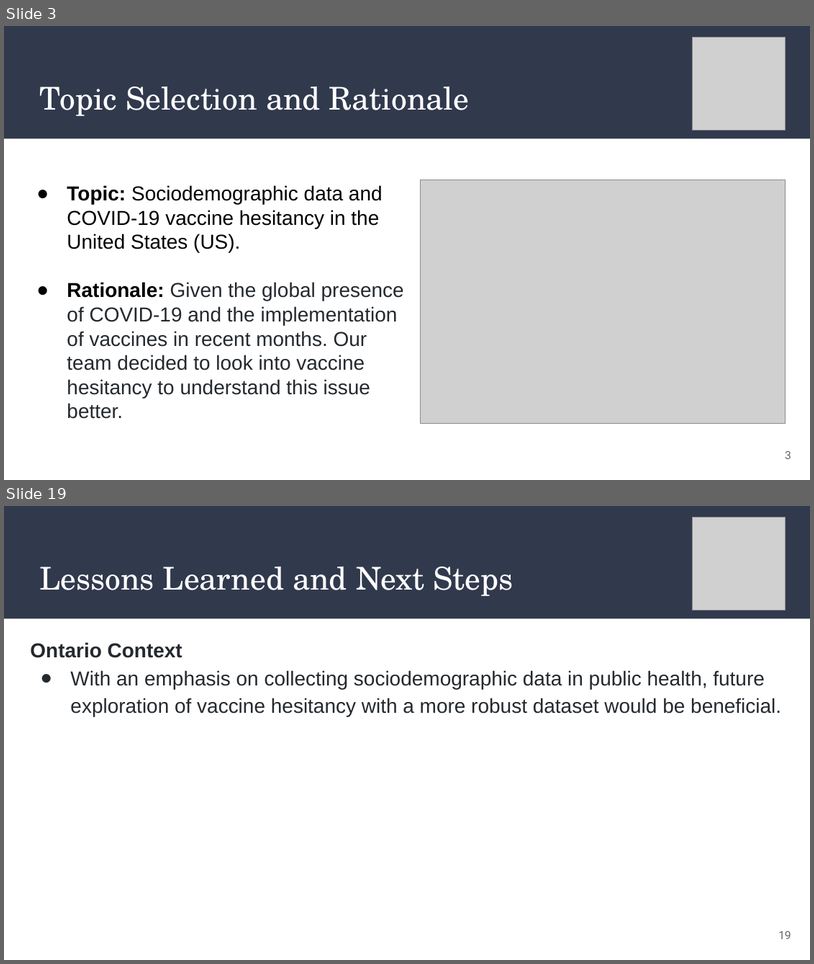
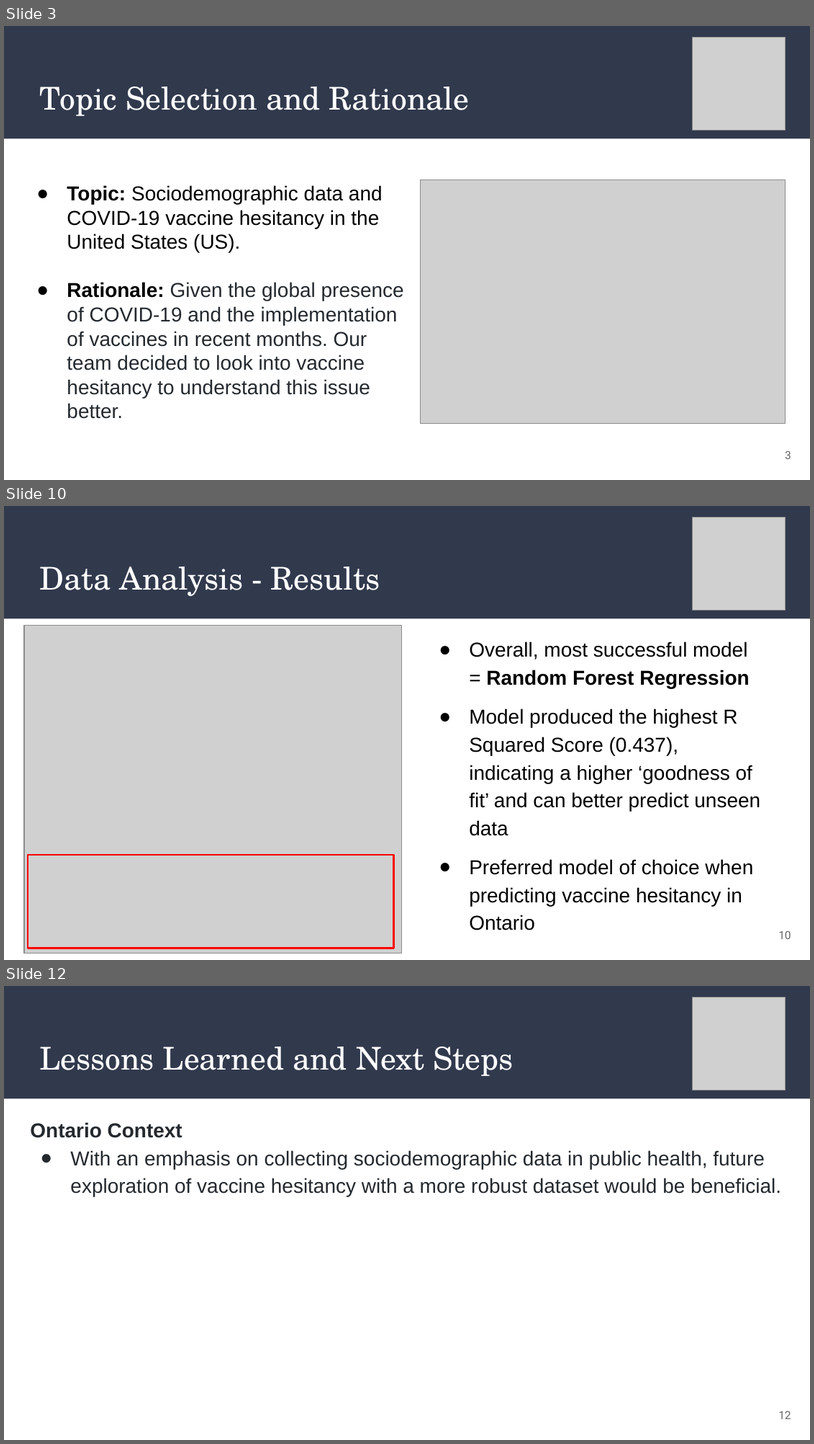
Before and after one commit to AaraniSivasekaram/Predictive_Modelling_Project, a slide deck: Vaccine Hesitancy Presentation.pptx. Shown one above the other, each under a label of ours: slides 3 and 19 before the commit, slides 3, 10 and 12 after it; the slides between them are not shown. The pictures are 814x964 and 814x1444 pixels, drawn with LibreOffice and Linux fonts; fonts in the diff are those of the drawing; grey boxes stand for pictures. Boxes give left, top, right and bottom in pixels: in the first picture for what was removed or moved away, otherwise in the second. Text is boxed around its words. In the diff, an @@ line names an element or a change of style, - is before the commit and + after.

```diff
--- a/Vaccine Hesitancy Presentation.pptx
+++ b/Vaccine Hesitancy Presentation.pptx
@@ slide 10 added at bbox=[4, 506, 810, 960], background #FFFFFF; not listed: 1 template element that a slide beside it also shows @@
@@ picture added at bbox=[692, 518, 786, 611] @@
@@ title added at bbox=[39, 566, 380, 596], 28 pt, text #FFFFFF @@
+Data Analysis - Results
@@ picture added at bbox=[24, 626, 401, 952] @@
@@ text added at bbox=[469, 641, 761, 930], 18 pt, text #000000 @@
+● Overall, most successful model = Random Forest Regression
+● Model produced the highest R Squared Score (0.437), indicating a higher ‘goodness of fit’ and can better predict unseen data
+● Preferred model of choice when predicting vaccine hesitancy in Ontario
@@ rectangle added at bbox=[28, 854, 394, 948], outline #FF0000 1.5 pt @@
@@ page number added at bbox=[779, 931, 791, 939], 10 pt, text #666666 @@
+10
@@ what was slide 19 is now slide 12 @@
@@ page number at bbox=[779, 1411, 791, 1419]: text changed @@
-19
+12
```
Also in this commit, not shown: 6 slides changed, 3 other slides added, 10 slides removed.
